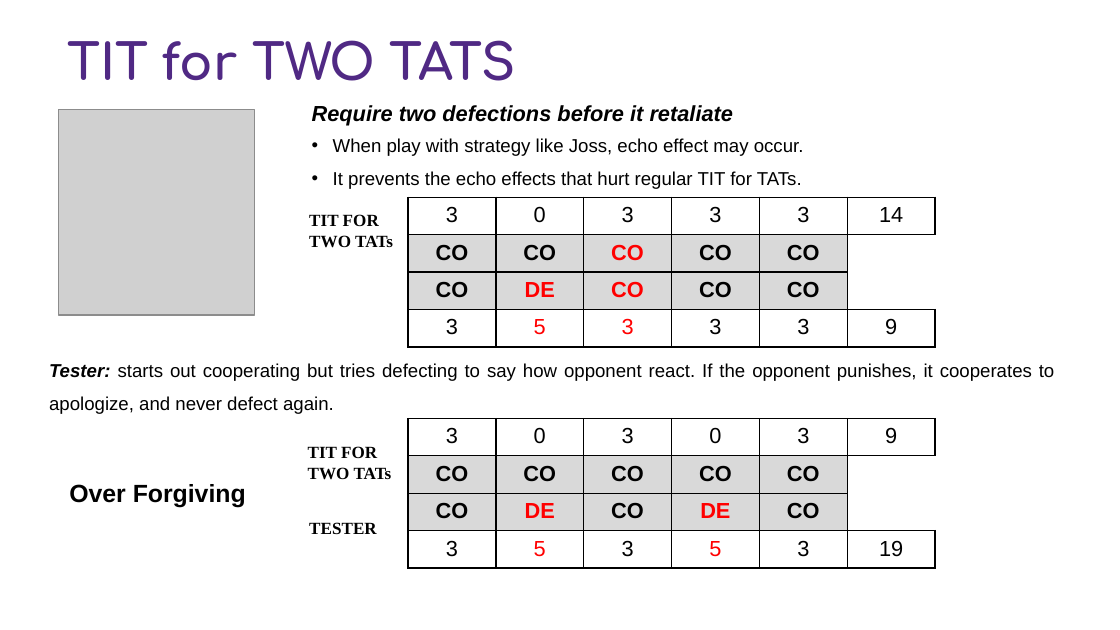
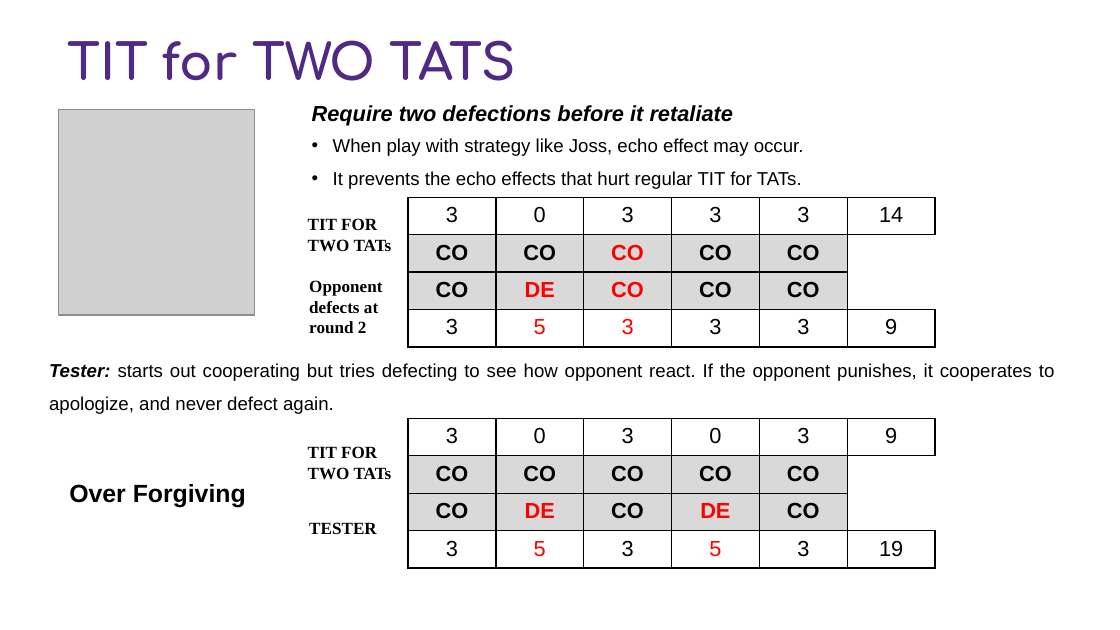
Before and after one commit to GuoJiaqi-1020/Code-recording-NU, a slide deck: slide 9 of Game Theory and Networked Systems_495/Final_Project/game_theory.pptx. Drawn at 1120x630 pixels with LibreOffice and Linux fonts; fonts in the diff are those of the drawing; grey boxes stand for pictures; background and template pictures are left out. Boxes give left, top, right and bottom in pixels: in the first picture for what was removed or moved away, otherwise in the second. Text is boxed around its words. In the diff, an @@ line names an element or a change of style, - is before the commit and + after.

```diff
--- a/Game Theory and Networked Systems_495/Final_Project/game_theory.pptx
+++ b/Game Theory and Networked Systems_495/Final_Project/game_theory.pptx
@@ text "TIT FOR TWO TATs": place and size @@
-text "TIT FOR TWO TATs" at <box>309,214,393,248</box>
+text "TIT FOR TWO TATs" at <box>308,218,392,252</box>
@@ text added at <box>309,280,382,333</box>, 11 pt, text #000000, bold @@
+Opponent defects at round 2
@@ text at <box>49,363,1055,414</box>: text changed @@
-Tester: starts out cooperating but tries defecting to say how opponent react. If the opponent punishes, it cooperates to apologize, and never defect again.
+Tester: starts out cooperating but tries defecting to see how opponent react. If the opponent punishes, it cooperates to apologize, and never defect again.
```
Also in this commit, not shown: 9 other slides changed, 2 other files.
